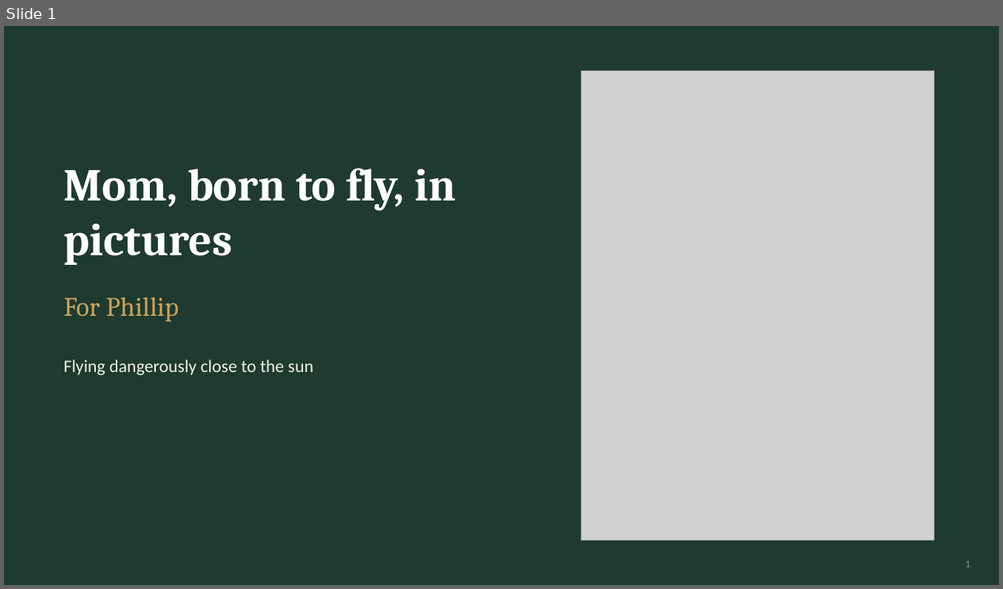
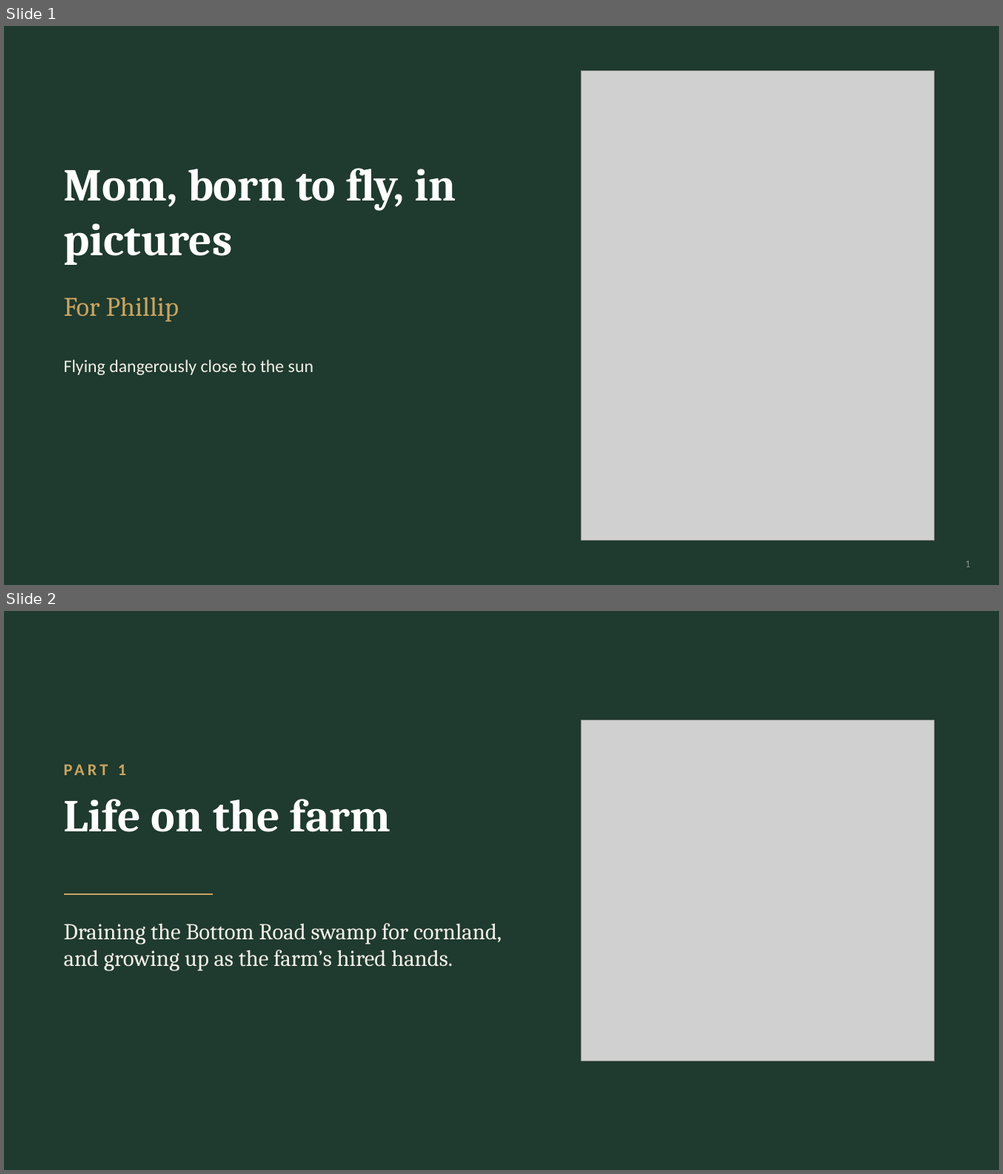
Before and after one commit to arrestle/bobbie-memorial, a slide deck: For Phillip/phillip-slides.pptx. Shown one above the other, each under a label of ours: slide 1 before the commit, slides 1 and 2 after it. The pictures are 1003x589 and 1003x1174 pixels, drawn with LibreOffice and Linux fonts; fonts in the diff are those of the drawing; grey boxes stand for pictures. Boxes give left, top, right and bottom in pixels: in the first picture for what was removed or moved away, otherwise in the second. Text is boxed around its words. In the diff, an @@ line names an element or a change of style, - is before the commit and + after.

```diff
--- a/For Phillip/phillip-slides.pptx
+++ b/For Phillip/phillip-slides.pptx
@@ slide 2 added at (x1=4, y1=611, x2=999, y2=1170), background #1F3A2E @@
@@ picture added at (x1=581, y1=720, x2=933, y2=1062) @@
@@ text added at (x1=118, y1=764, x2=126, y2=775), 16 pt, text #C9A461, bold @@
+PART 1
@@ text added at (x1=64, y1=799, x2=391, y2=832), 44 pt, text #FFFFFF, bold @@
+Life on the farm
@@ line added from (64, 894) to (213, 894), #C9A461 1.5 pt @@
@@ text added at (x1=64, y1=923, x2=501, y2=971), 22 pt, text #F2EFE8 @@
+Draining the Bottom Road swamp for cornland, and growing up as the farm’s hired hands.
```
Also in this commit, not shown: 6 slides changed, 3 other slides added.
